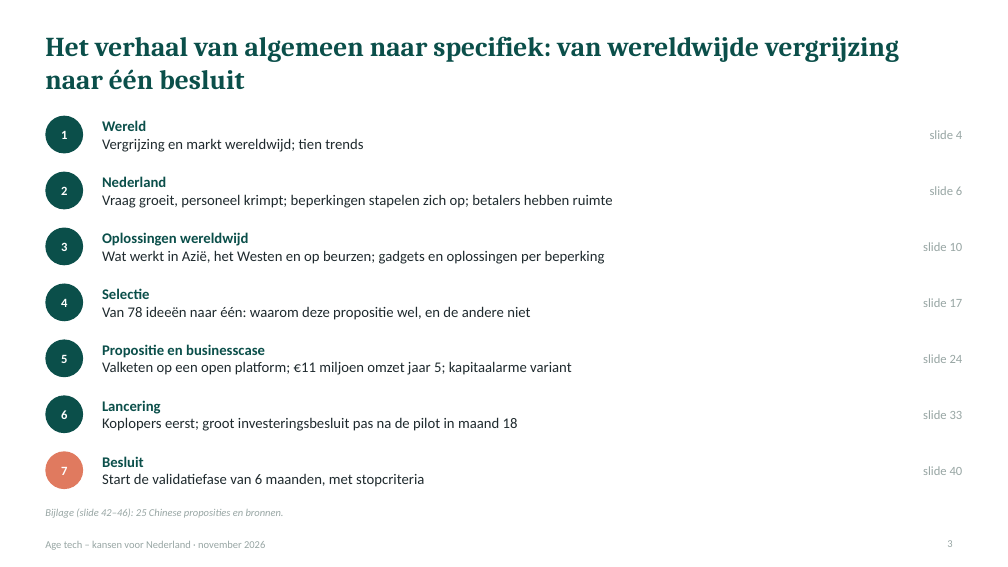
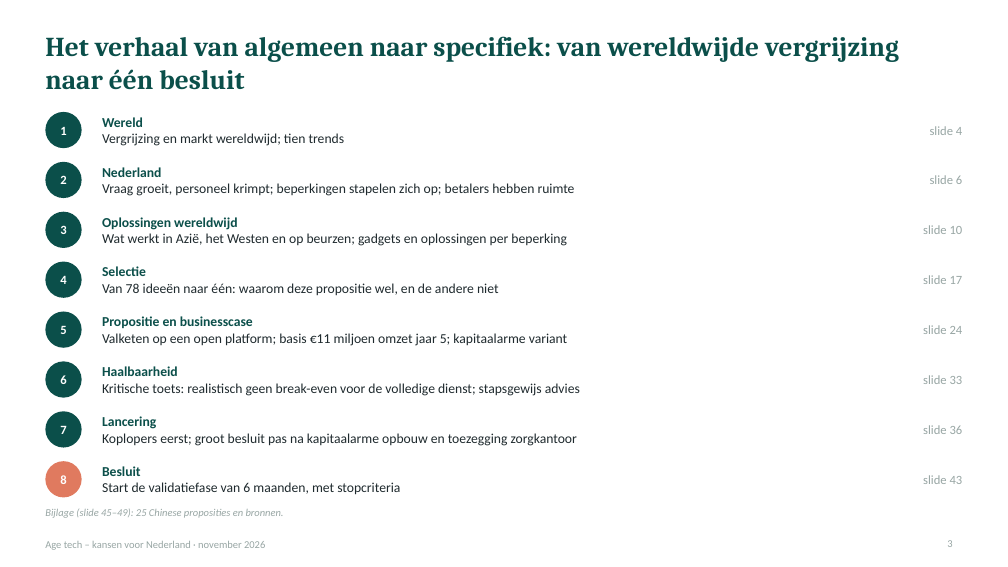
Before and after one commit to robruijn/Four-Seasons-Rome-2026, a slide deck: slide 3 of AgeTech_kansen_Nederland.pptx. Drawn at 1008x567 pixels with LibreOffice and Linux fonts; fonts in the diff are those of the drawing. Boxes give left, top, right and bottom in pixels: in the first picture for what was removed or moved away, otherwise in the second. Text is boxed around its words. In the diff, an @@ line names an element or a change of style, - is before the commit and + after.

```diff
--- a/AgeTech_kansen_Nederland.pptx
+++ b/AgeTech_kansen_Nederland.pptx
@@ text "1": place and size @@
-text "1" at <box>61,131,67,139</box>
+text "1" at <box>60,127,66,135</box>
@@ ellipse: place and size @@
-ellipse at <box>45,116,83,154</box>
+ellipse at <box>45,112,82,148</box>
@@ text "slide 4": place and size @@
-text "slide 4" at <box>930,130,962,139</box>
+text "slide 4" at <box>930,126,962,135</box>
@@ text "2": place and size @@
-text "2" at <box>61,186,67,195</box>
+text "2" at <box>60,175,66,184</box>
@@ ellipse: place and size @@
-ellipse at <box>45,172,83,209</box>
+ellipse at <box>45,162,82,198</box>
@@ text "Nederland": place and size @@
-text "Nederland" at <box>102,176,613,208</box>
+text "Nederland" at <box>102,167,575,196</box>
@@ text "slide 6": place and size @@
-text "slide 6" at <box>930,186,962,195</box>
+text "slide 6" at <box>930,175,962,184</box>
@@ 3 texts, 1 ellipse: place and size @@
-3 texts, 1 ellipse at <box>45,228,963,265</box>
+3 texts, 1 ellipse at <box>45,212,963,248</box>
@@ text "4": place and size @@
-text "4" at <box>61,298,67,307</box>
+text "4" at <box>60,276,66,284</box>
@@ ellipse: place and size @@
-ellipse at <box>45,284,83,321</box>
+ellipse at <box>45,262,82,298</box>
@@ text "Selectie": place and size @@
-text "Selectie" at <box>102,288,530,320</box>
+text "Selectie" at <box>102,266,499,295</box>
@@ text "slide 17": place and size @@
-text "slide 17" at <box>923,298,963,307</box>
+text "slide 17" at <box>923,275,963,284</box>
@@ text "5": place and size @@
-text "5" at <box>61,355,67,363</box>
+text "5" at <box>60,326,66,334</box>
@@ ellipse: place and size @@
-ellipse at <box>45,340,83,377</box>
+ellipse at <box>45,312,82,348</box>
@@ text at <box>102,316,253,328</box>: size 14 to 13 pt in "Propositie en businesscase" @@
@@ text "Propositie en businesscase": place and size @@
-text "Propositie en businesscase" at <box>102,344,572,375</box>
+text "Propositie en businesscase" at <box>102,316,567,346</box>
@@ text "slide 24": place and size @@
-text "slide 24" at <box>923,354,963,363</box>
+text "slide 24" at <box>923,325,963,334</box>
@@ text at <box>102,333,567,346</box>: text changed; size 14 to 13 pt @@
-Valketen op een open platform; €11 miljoen omzet jaar 5; kapitaalarme variant
+Valketen op een open platform; basis €11 miljoen omzet jaar 5; kapitaalarme variant
@@ text "slide 33": place and size @@
-text "slide 33" at <box>923,410,963,419</box>
+text "slide 33" at <box>923,375,963,384</box>
@@ text "6": place and size @@
-text "6" at <box>61,410,67,419</box>
+text "6" at <box>60,375,66,384</box>
@@ ellipse: place and size @@
-ellipse at <box>45,395,83,433</box>
+ellipse at <box>45,361,82,398</box>
@@ text at <box>102,366,580,396</box>: text changed; size 14 to 13 pt @@
-Lancering
-Koplopers eerst; groot investeringsbesluit pas na de pilot in maand 18
+Haalbaarheid
+Kritische toets: realistisch geen break-even voor de volledige dienst; stapsgewijs advies
@@ text "7": place and size @@
-text "7" at <box>61,467,67,475</box>
+text "7" at <box>60,425,66,434</box>
@@ ellipse: place and size @@
-ellipse at <box>45,451,83,489</box>
+ellipse at <box>45,411,82,448</box>
@@ ellipse at <box>45,411,82,448</box>: fill #E07A5F to #0B4F4A @@
@@ text added at <box>102,416,577,446</box>, 13 pt, text #1F2A2E @@
+Lancering
+Koplopers eerst; groot besluit pas na kapitaalarme opbouw en toezegging zorgkantoor
@@ text at <box>923,425,963,434</box>: text changed @@
-slide 40
+slide 36
@@ ellipse added at <box>45,461,82,498</box>, fill #E07A5F @@
@@ text added at <box>60,475,66,484</box>, 12 pt, text #FFFFFF, bold @@
+8
@@ size 14 to 13 pt in 5 elements at <box>102,117,345,146</box>, <box>102,167,575,196</box>, <box>102,217,566,246</box>, <box>102,266,499,295</box>, <box>102,466,400,495</box> @@
@@ text "Besluit": place and size @@
-text "Besluit" at <box>102,456,424,487</box>
+text "Besluit" at <box>102,466,400,495</box>
@@ text added at <box>923,475,963,484</box>, 12 pt, text #98A6A4 @@
+slide 43
```
Also in this commit, not shown: 6 other slides changed, 3 slides added.
